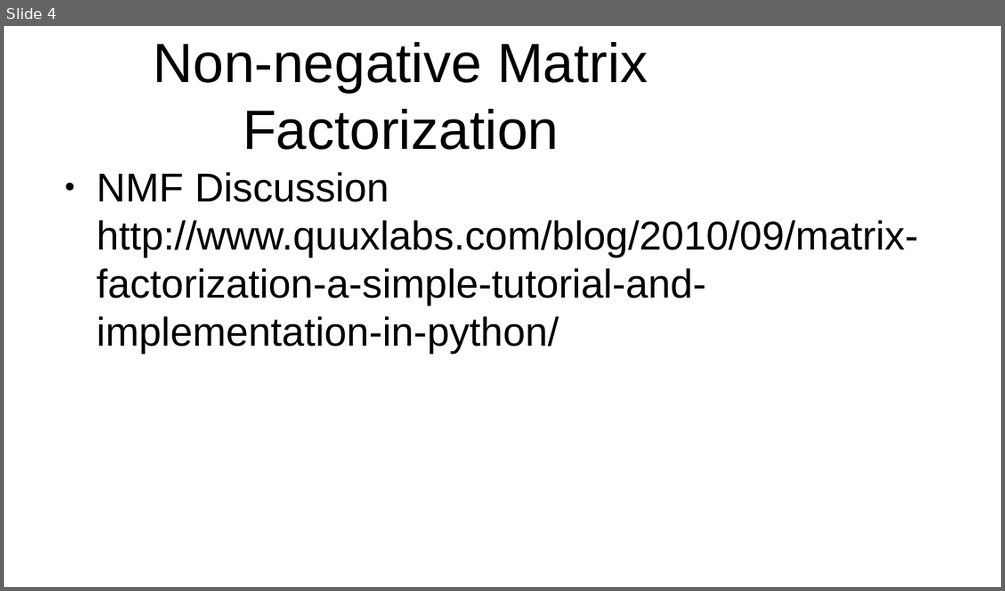
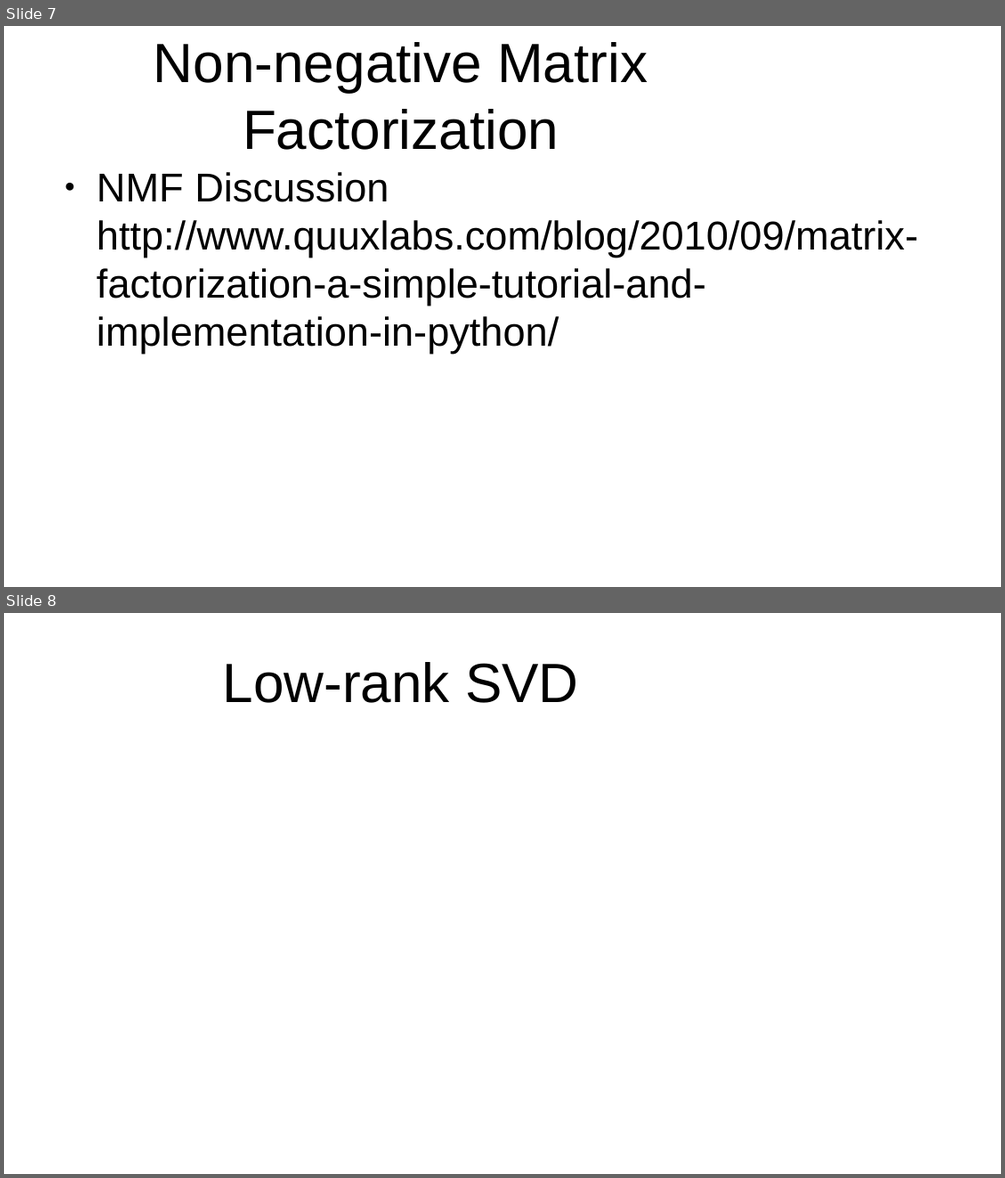
Before and after one commit to jcatanza/Fastai-A-Code-First-Introduction-To-Natural-Language-Processing-TWiML-Study-Group, a slide deck: meetup_21dec2019.pptx. Shown one above the other, each under a label of ours: slide 4 before the commit, slides 7 and 8 after it. The pictures are 1005x591 and 1005x1178 pixels, drawn with LibreOffice and Linux fonts; fonts in the diff are those of the drawing; background and template pictures are left out. Boxes give left, top, right and bottom in pixels: in the first picture for what was removed or moved away, otherwise in the second. Text is boxed around its words. In the diff, an @@ line names an element or a change of style, - is before the commit and + after.

```diff
--- a/meetup_21dec2019.pptx
+++ b/meetup_21dec2019.pptx
@@ slide 8 added at (x1=4, y1=613, x2=1001, y2=1174), background #FFFFFF @@
@@ text added at (x1=223, y1=662, x2=579, y2=703), 44 pt, text #000000 @@
+Low-rank SVD
@@ what was slide 4 is now slide 7 @@
```
Also in this commit, not shown: 1 slide changed, 8 other slides added, 2 slides removed, 2 other files.
